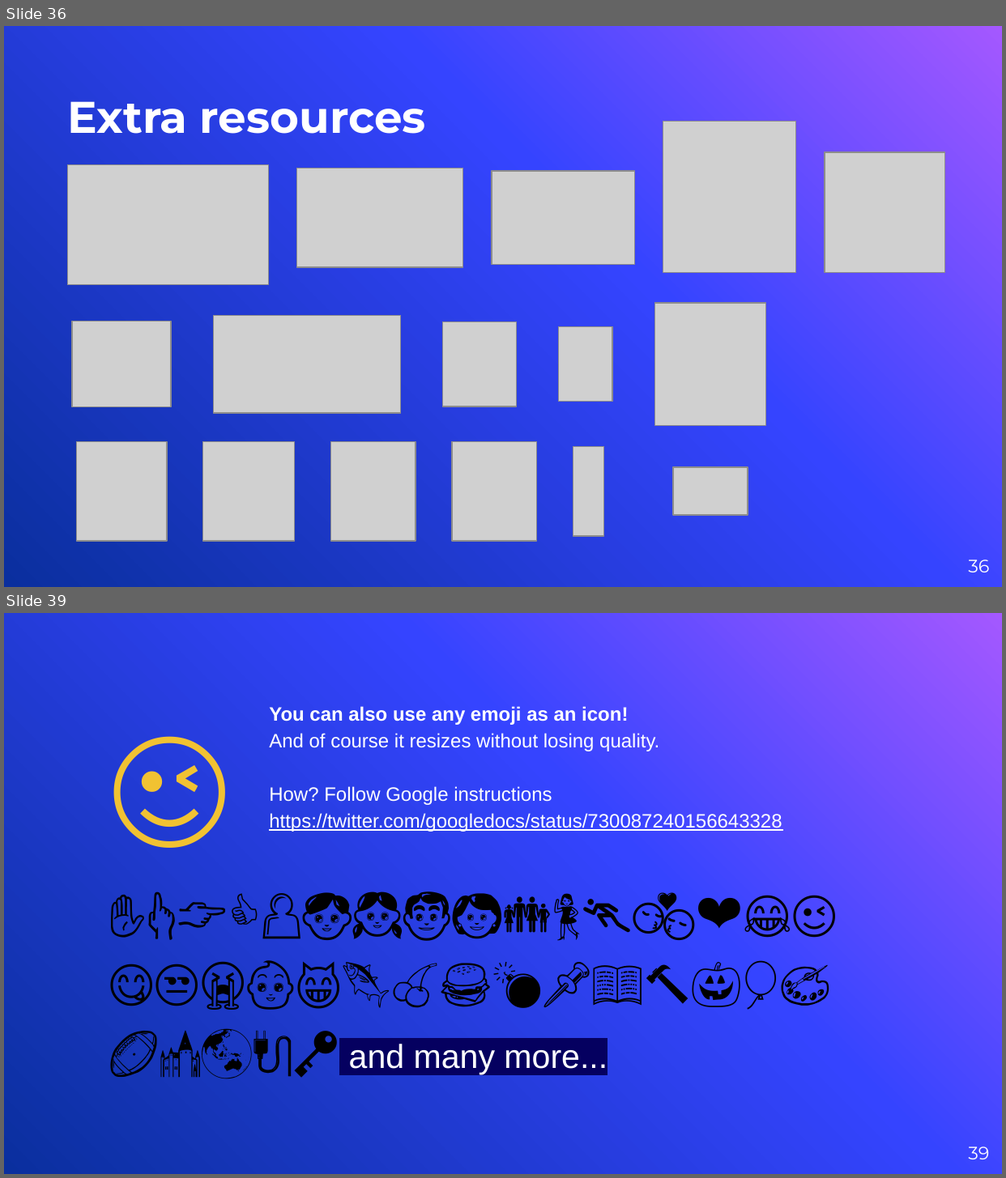
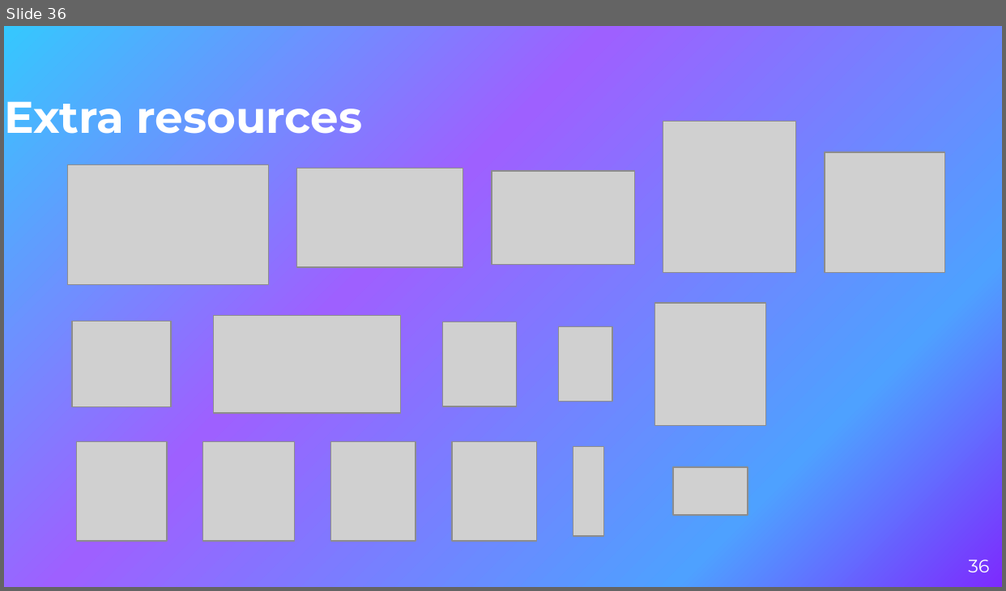
Before and after one commit to hugodemenez/isen-student-portal, a slide deck: presentation/Powerpoint.pptx. Shown one above the other, each under a label of ours: slides 36 and 39 before the commit, slide 36 after it; the slides between them are not shown. The pictures are 1006x1178 and 1006x591 pixels, drawn with LibreOffice and Linux fonts; fonts in the diff are those of the drawing; grey boxes stand for pictures. Boxes give left, top, right and bottom in pixels: in the first picture for what was removed or moved away, otherwise in the second. Text is boxed around its words. In the diff, an @@ line names an element or a change of style, - is before the commit and + after.

```diff
--- a/presentation/Powerpoint.pptx
+++ b/presentation/Powerpoint.pptx
@@ slide 39 removed at <box>4,613,1002,1174</box>, background gradient #A458FF to #3544FF to #0A2F9E @@
@@ text removed at <box>91,707,249,849</box> @@
-😉
@@ text removed at <box>269,706,782,832</box> @@
-You can also use any emoji as an icon!
-And of course it resizes without losing quality.
-How? Follow Google instructions https://twitter.com/googledocs/status/730087240156643328
@@ text removed at <box>349,1044,607,1075</box> @@
-✋👆👉👍👤👦👧👨👩👪💃🏃💑❤😂😉😋😒😭👶😸🐟🍒🍔💣📌📖🔨🎃🎈🎨🏈🏰🌏🔌🔑 and many more...
@@ page number removed at <box>968,1147,989,1160</box> @@
-39
@@ slide 36 changed as well @@
@@ background gradient #A458FF to #3544FF to #0A2F9E to gradient #35C8FE to #9E60FF to #4EA1FF to #7D2AFE @@
@@ title "Extra resources": place and size @@
-title "Extra resources" at <box>67,101,426,134</box>
+title "Extra resources" at <box>4,101,363,134</box>
```
Also in this commit, not shown: 11 other slides changed, 2 slides added, 5 other slides removed, 20 other files.
